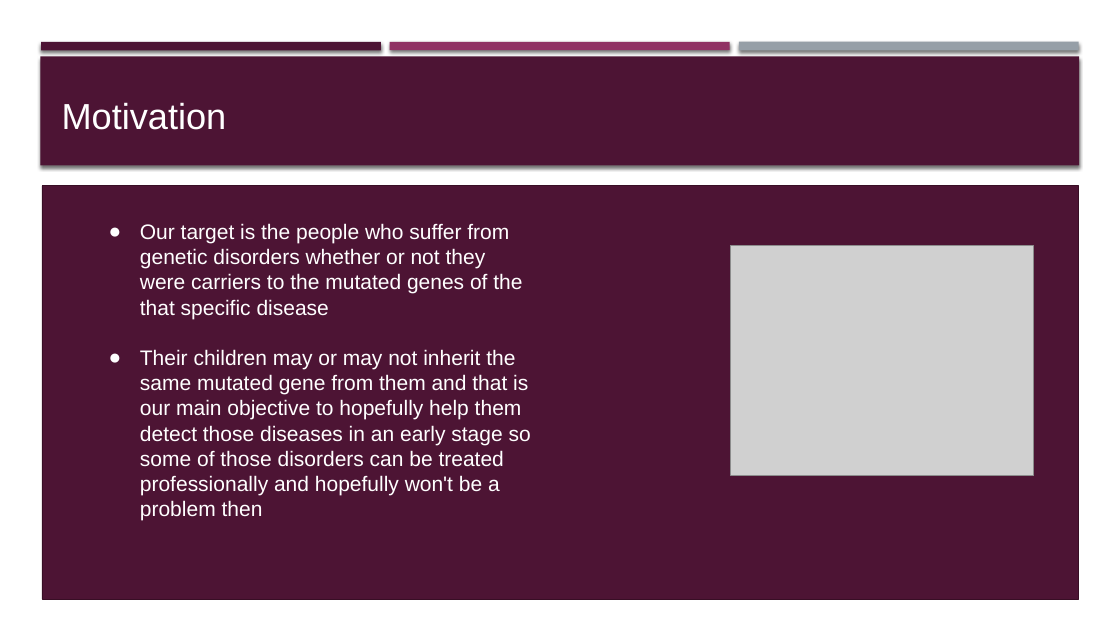
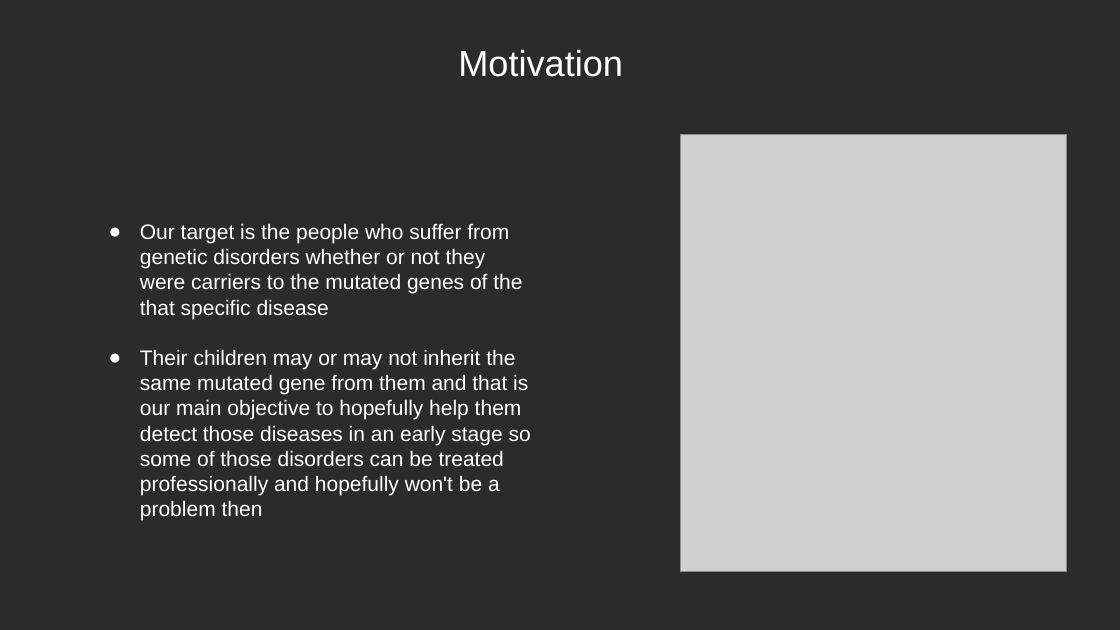
Before and after one commit to YoussifAssem/Genatac, a slide deck: slide 7 of E-Genetics/Proposal/genetics(2).pptx (slide 4 before the commit). Drawn at 1120x630 pixels with LibreOffice and Linux fonts; fonts in the diff are those of the drawing; grey boxes stand for pictures; background and template pictures are left out; a plain dark background stands for a picture behind light text. Boxes give left, top, right and bottom in pixels: in the first picture for what was removed or moved away, otherwise in the second. Text is boxed around its words. In the diff, an @@ line names an element or a change of style, - is before the commit and + after.

```diff
--- a/E-Genetics/Proposal/genetics(2).pptx
+++ b/E-Genetics/Proposal/genetics(2).pptx
@@ background #FFFFFF to picture (left out) @@
@@ text "Motivation": place and size @@
-text "Motivation" at bbox=[62, 102, 227, 130]
+text "Motivation" at bbox=[458, 49, 623, 77]
@@ text "Motivation" at bbox=[458, 49, 623, 77]: alignment left to centre; vertical alignment bottom to middle @@
@@ rectangle removed at bbox=[40, 56, 1080, 166] @@
@@ rectangle removed at bbox=[41, 42, 381, 50] @@
@@ rectangle removed at bbox=[390, 42, 730, 50] @@
@@ rectangle removed at bbox=[739, 42, 1079, 51] @@
@@ picture: place and size @@
-picture at bbox=[731, 246, 1034, 476]
+picture at bbox=[681, 134, 1067, 571]
@@ rectangle removed at bbox=[42, 186, 1078, 599] @@
```
Also in this commit, not shown: 12 other slides changed, 6 slides added, 8 slides removed, 2 other files.
